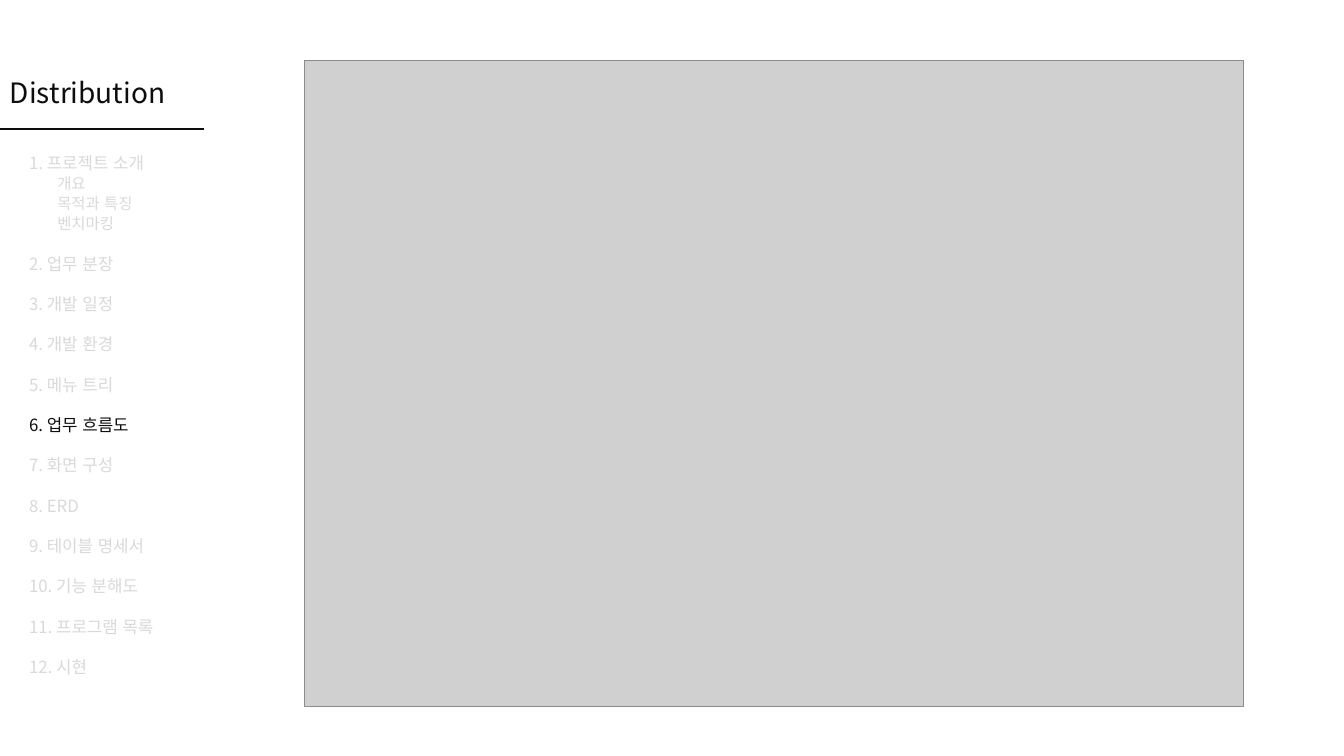
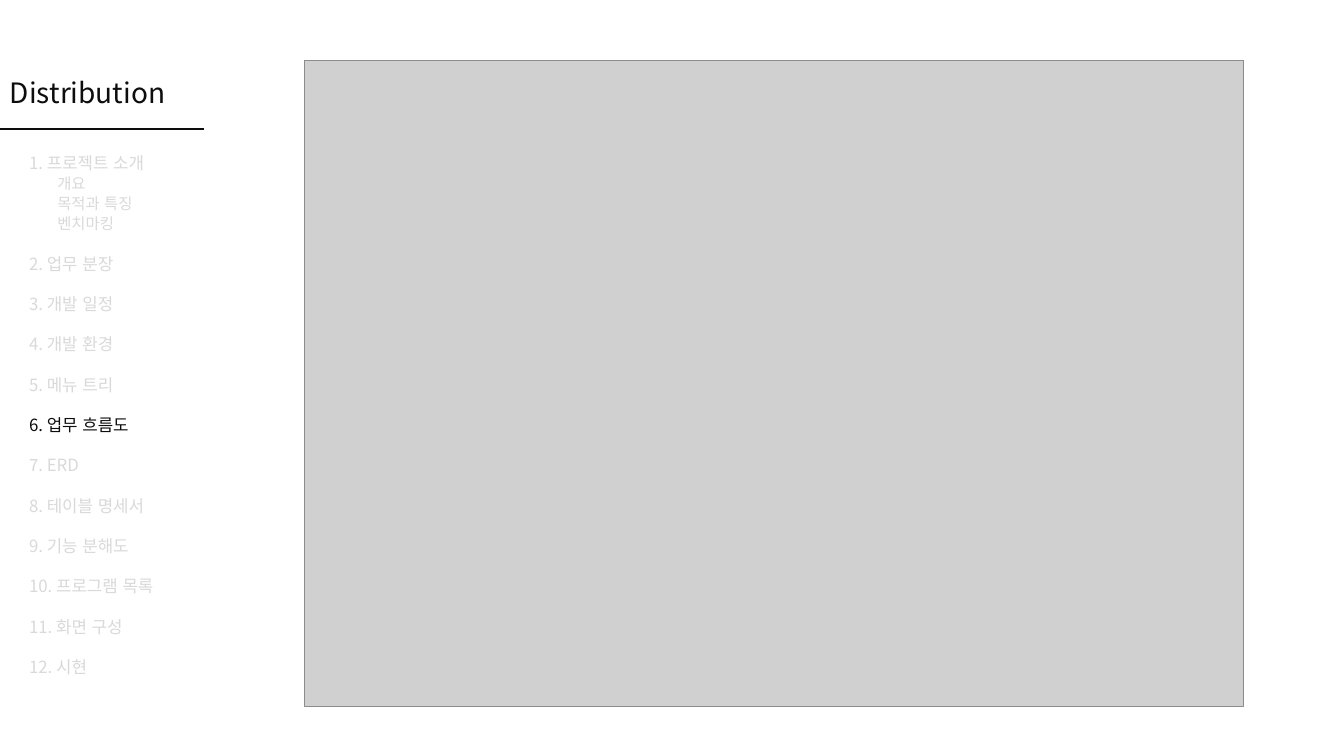
Before and after one commit to Peh9397/Distribution, a slide deck: slide 12 of Distribution.pptx. Drawn at 1344x756 pixels with LibreOffice and Linux fonts; fonts in the diff are those of the drawing; grey boxes stand for pictures. Boxes give left, top, right and bottom in pixels: in the first picture for what was removed or moved away, otherwise in the second. Text is boxed around its words. In the diff, an @@ line names an element or a change of style, - is before the commit and + after.

```diff
--- a/Distribution.pptx
+++ b/Distribution.pptx
@@ text at [29,452,154,638]: text changed @@
-7. 화면 구성
-8. ERD
-9. 테이블 명세서
-10. 기능 분해도
-11. 프로그램 목록
+7. ERD
+8. 테이블 명세서
+9. 기능 분해도
+10. 프로그램 목록
+11. 화면 구성
```
Also in this commit, not shown: 23 other slides changed, 1 slide added.
